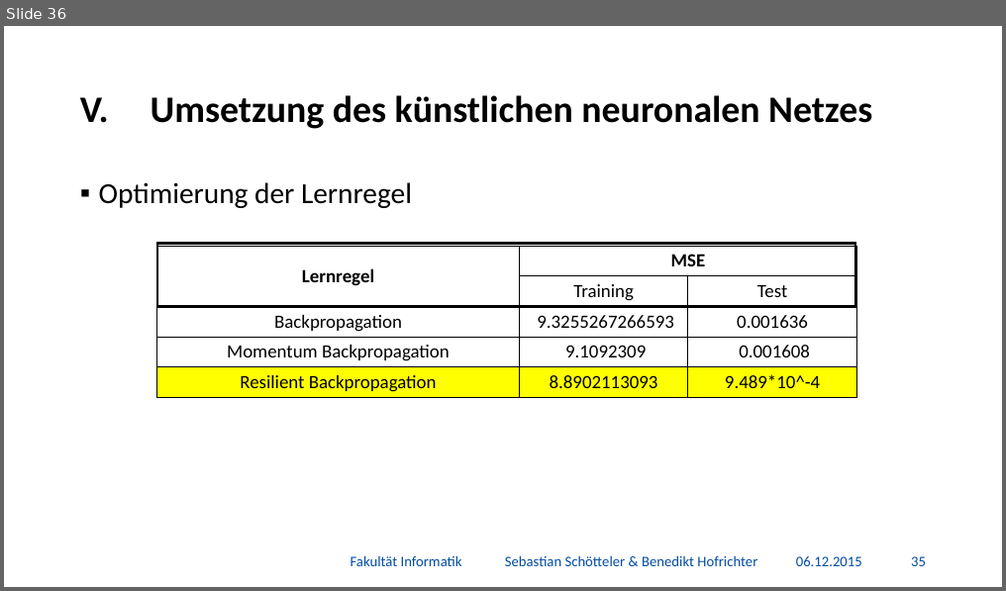
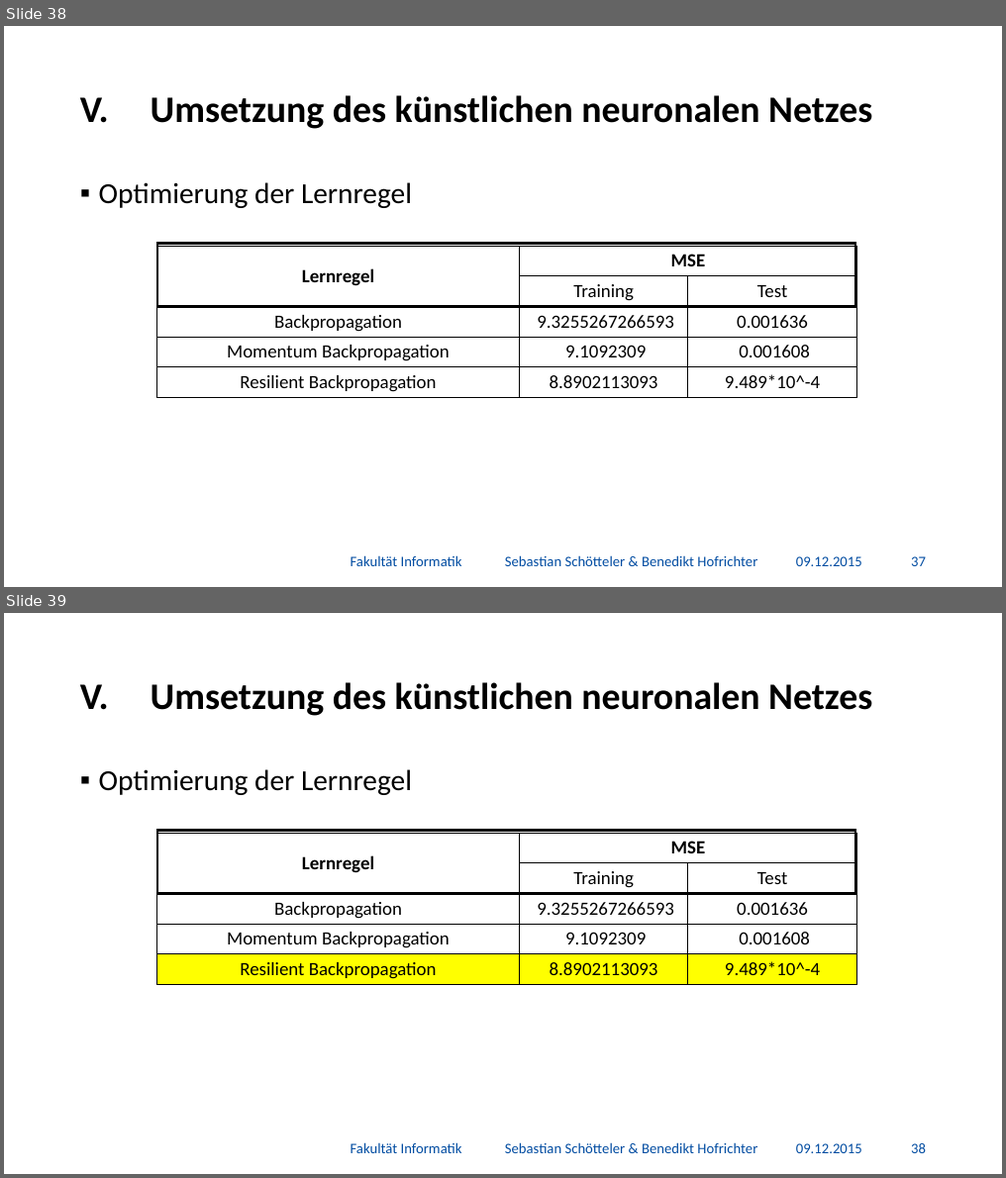
Before and after one commit to BenediktGitGit/soco15, a slide deck: 3b) Vortrag/Präsentation.pptx. Shown one above the other, each under a label of ours: slide 36 before the commit, slides 38 and 39 after it. The pictures are 1006x591 and 1006x1178 pixels, drawn with LibreOffice and Linux fonts; fonts in the diff are those of the drawing; background and template pictures are left out. Boxes give left, top, right and bottom in pixels: in the first picture for what was removed or moved away, otherwise in the second. Text is boxed around its words. In the diff, an @@ line names an element or a change of style, - is before the commit and + after.

```diff
--- a/3b) Vortrag/Präsentation.pptx
+++ b/3b) Vortrag/Präsentation.pptx
@@ slide 39 added at bbox=[4, 613, 1002, 1174], background #FFFFFF @@
@@ title added at bbox=[151, 682, 872, 716], 36 pt, text #000000, bold @@
+V. Umsetzung des künstlichen neuronalen Netzes
@@ text added at bbox=[99, 769, 412, 795], 28 pt, text #000000 @@
+▪ Optimierung der Lernregel
@@ table added at bbox=[157, 833, 858, 985], 5 rows, 3 columns @@
+Lernregel | MSE | 
+ | Training | Test
+Backpropagation | 9.3255267266593 | 0.001636
+Momentum Backpropagation | 9.1092309 | 0.001608
+Resilient Backpropagation | 8.8902113093 | 9.489*10^-4
@@ rectangle added at bbox=[157, 831, 856, 894], outline #000000 2.25 pt @@
@@ text added at bbox=[350, 1143, 757, 1154], 14 pt, text #034DA2 @@
+Fakultät Informatik Sebastian Schötteler & Benedikt Hofrichter
@@ text added at bbox=[796, 1144, 862, 1154], 14 pt, text #034DA2 @@
+09.12.2015
@@ page number added at bbox=[911, 1144, 926, 1154], 14 pt, text #034DA2 @@
+38
@@ what was slide 36 is now slide 38 @@
@@ slide 38 changed as well @@
@@ table at bbox=[157, 246, 858, 398] @@
@@ fill #FFFF00 to none in row 5 @@
@@ text at bbox=[796, 557, 862, 567]: text changed @@
-06.12.2015
+09.12.2015
@@ page number at bbox=[911, 557, 926, 567]: text changed @@
-35
+37
```
Also in this commit, not shown: 45 other slides changed, 3 other slides added, 1 other file.
